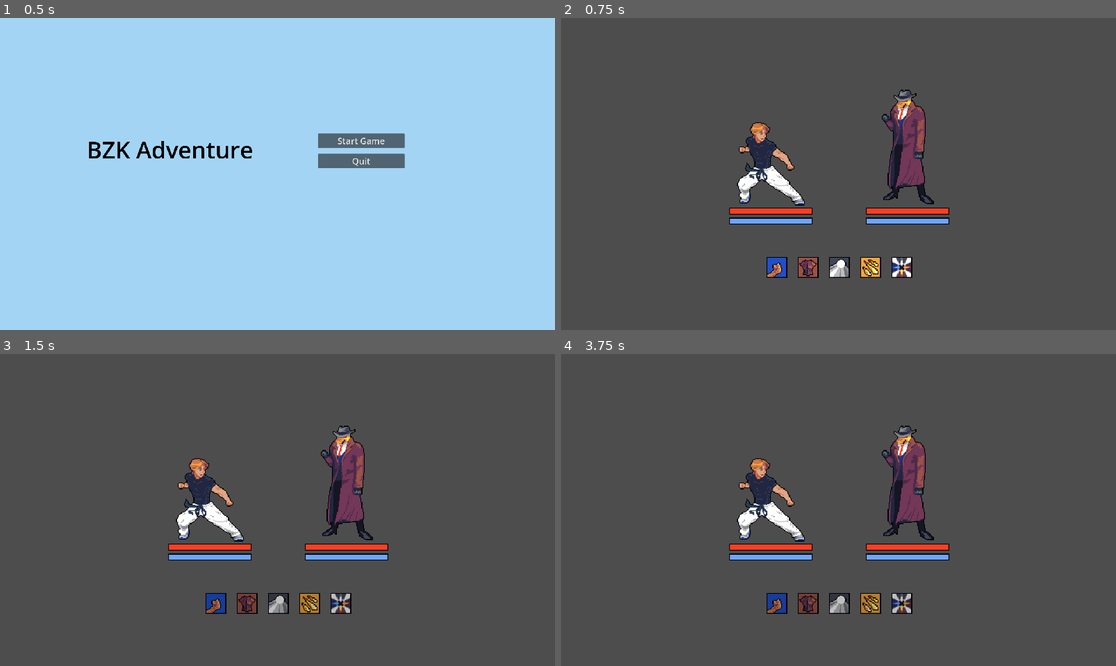
Above: before the commit, frames 1-4 (two rows, left to right).
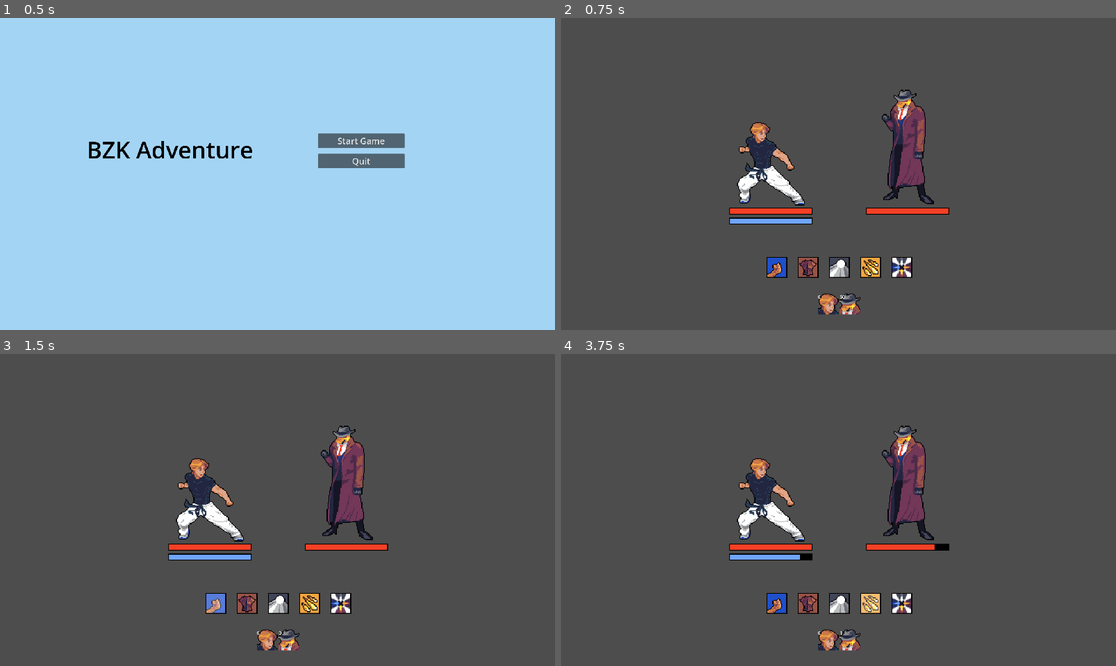
Above: after the commit, the same moments.

Repository: emay6/bzk-adventure
Game: Godot game, scene res://scenes/main.tscn
Same seed, same stepped clock (60 frames per second), same inputs: the game is played once before the commit and once after it.
Inputs (mouse positions are in pixels of both pictures, inside the frame that each line leads up to):
- Up to frame 1 (0.5 s): no input
- Up to frame 2 (0.75 s): click "Start Game" at 0.5 s
- Up to frame 3 (1.5 s): click (216, 603) at 1.25 s
- Up to frame 4 (3.75 s): click (810, 603) at 2.02 s; click (838, 603) at 2.77 s; click (871, 603) at 3.52 s

Frame 1 is identical in both runs. In frame 2, 0.7% of the frame differs, in the area x 46-70%, y 63-96%; in frame 3, 1.6%; in frame 4, 1.7%, in the area x 37-70%, y 61-96%.

Commit message:
updated turn and resource bar system

Diff:
--- a/scenes/combat/combat_ui.tscn
+++ b/scenes/combat/combat_ui.tscn
@@ -8,6 +8,9 @@
 [ext_resource type="Texture2D" uid="uid://dk1k4pi1rrxo0" path="res://textures/ui/skill_button_hover.png" id="4_u72tk"]
 [ext_resource type="Texture2D" uid="uid://br57g81hxj6vr" path="res://textures/skill/gold_rush.png" id="5_u72tk"]
 [ext_resource type="Texture2D" uid="uid://dp0a55mnvws6d" path="res://textures/skill/midnight_steel.png" id="6_npbv8"]
+[ext_resource type="Texture2D" uid="uid://dbw36megj673h" path="res://textures/character/troy_character_icon.png" id="9_npbv8"]
+[ext_resource type="Texture2D" uid="uid://ddvue5dttknrn" path="res://textures/enemy/smokinduck_enemy_icon.png" id="10_106yw"]
+[ext_resource type="Script" uid="uid://f32k7ao6dyx6" path="res://src/action_value.gd" id="10_sv3j0"]
 
 [node name="CombatUI" type="CanvasLayer"]
 script = ExtResource("1_qq4en")
@@ -115,6 +118,37 @@
 texture_disabled = ExtResource("3_5a3e2")
 stretch_mode = 0
 
+[node name="ActionBar" type="HBoxContainer" parent="Control"]
+layout_mode = 0
+offset_left = 888.0
+offset_top = 954.0
+offset_right = 1036.0
+offset_bottom = 1026.0
+
+[node name="Player1" type="TextureRect" parent="Control/ActionBar"]
+custom_minimum_size = Vector2(72, 72)
+layout_mode = 2
+texture = ExtResource("9_npbv8")
+
+[node name="ActionValue" type="Label" parent="Control/ActionBar/Player1"]
+layout_mode = 0
+offset_right = 40.0
+offset_bottom = 23.0
+script = ExtResource("10_sv3j0")
+metadata/_custom_type_script = "uid://f32k7ao6dyx6"
+
+[node name="Enemy1" type="TextureRect" parent="Control/ActionBar"]
+custom_minimum_size = Vector2(72, 72)
+layout_mode = 2
+texture = ExtResource("10_106yw")
+
+[node name="ActionValue" type="Label" parent="Control/ActionBar/Enemy1"]
+layout_mode = 0
+offset_right = 40.0
+offset_bottom = 23.0
+script = ExtResource("10_sv3j0")
+metadata/_custom_type_script = "uid://f32k7ao6dyx6"
+
 [connection signal="pressed" from="Control/SkillButtonContainer/Skill1Rect/Skill1Button" to="." method="_on_skill_1_button_pressed"]
 [connection signal="pressed" from="Control/SkillButtonContainer/Skill2Rect/Skill2Button" to="." method="_on_skill_2_button_pressed"]
 [connection signal="pressed" from="Control/SkillButtonContainer/Skill3Rect/Skill3Button" to="." method="_on_skill_3_button_pressed"]
--- a/scenes/combat/enemy.tscn
+++ b/scenes/combat/enemy.tscn
@@ -6,6 +6,7 @@
 
 [node name="Enemy" type="Node2D"]
 script = ExtResource("1_8afxw")
+metadata/_custom_type_script = "uid://evhkxhjamarj"
 
 [node name="Sprite2D" type="Sprite2D" parent="."]
 position = Vector2(54, -408)
--- a/scenes/combat/player.tscn
+++ b/scenes/combat/player.tscn
@@ -6,6 +6,7 @@
 
 [node name="Player" type="Node2D"]
 script = ExtResource("1_onrkg")
+metadata/_custom_type_script = "uid://b4rcgfoslpaia"
 metadata/_edit_group_ = true
 
 [node name="Sprite2D" type="Sprite2D" parent="."]
--- a/scenes/combat/resource_bars.tscn
+++ b/scenes/combat/resource_bars.tscn
@@ -1,24 +1,28 @@
-[gd_scene load_steps=5 format=3 uid="uid://bf0j6ykqxpsyu"]
+[gd_scene load_steps=7 format=3 uid="uid://bf0j6ykqxpsyu"]
 
-[ext_resource type="Script" uid="uid://cdkd06lglecom" path="res://src/resource_bars.gd" id="1_xtr2f"]
+[ext_resource type="Script" uid="uid://broqs81k4s5jw" path="res://src/resource_bar/resource_controller.gd" id="1_3cy6b"]
 [ext_resource type="Texture2D" uid="uid://dins6hpxahh1f" path="res://textures/ui/bar_empty.png" id="2_j1qyl"]
 [ext_resource type="Texture2D" uid="uid://davlmval7ckwp" path="res://textures/ui/hp_bar.png" id="3_kdv7u"]
 [ext_resource type="Texture2D" uid="uid://b17ebrkee67ai" path="res://textures/ui/ce_bar.png" id="4_3cy6b"]
+[ext_resource type="Script" uid="uid://boqtadcav5uku" path="res://src/resource_bar/hp_bar.gd" id="4_ikt8y"]
+[ext_resource type="Script" uid="uid://s3pq7u10cnwc" path="res://src/resource_bar/ce_bar.gd" id="6_ekd07"]
 
 [node name="ResourceController" type="Node2D"]
-script = ExtResource("1_xtr2f")
+script = ExtResource("1_3cy6b")
 
 [node name="VBoxContainer" type="VBoxContainer" parent="."]
 offset_right = 288.0
 offset_bottom = 58.0
 theme_override_constants/separation = 10
 
-[node name="HealthBar" type="TextureProgressBar" parent="VBoxContainer"]
+[node name="HPBar" type="TextureProgressBar" parent="VBoxContainer"]
 custom_minimum_size = Vector2(288, 24)
 layout_mode = 2
 nine_patch_stretch = true
 texture_under = ExtResource("2_j1qyl")
 texture_progress = ExtResource("3_kdv7u")
+script = ExtResource("4_ikt8y")
+metadata/_custom_type_script = "uid://boqtadcav5uku"
 
 [node name="CEBar" type="TextureProgressBar" parent="VBoxContainer"]
 custom_minimum_size = Vector2(288, 24)
@@ -27,3 +31,5 @@
 nine_patch_stretch = true
 texture_under = ExtResource("2_j1qyl")
 texture_progress = ExtResource("4_3cy6b")
+script = ExtResource("6_ekd07")
+metadata/_custom_type_script = "uid://s3pq7u10cnwc"
--- /dev/null
+++ b/src/action_value.gd
@@ -0,0 +1,10 @@
+class_name ActionValue extends Label
+
+var actor: Actor
+
+func setup(actor: Actor) -> void:
+	self.actor = actor
+	TurnManager.av_changed.connect(_update_av)
+
+func _update_av() -> void:
+	self.text = str(roundi(actor.current_av))
--- /dev/null
+++ b/src/actor.gd
@@ -0,0 +1,41 @@
+class_name Actor extends Node2D
+
+var max_hp: int
+var curr_hp: int
+var max_ce: int
+var curr_ce: int
+var speed: int
+var base_av: float
+var current_av: float
+var hp_bar: HPBar
+var ce_bar: CEBar
+
+func setup(max_hp: int, max_ce: int, speed: int) -> void:
+	self.speed = speed
+	self.max_hp = max_hp
+	self.curr_hp = max_hp
+	self.max_ce = max_ce
+	self.curr_ce = max_ce
+	self.base_av = TurnManager.calculate_base_av(speed)
+	self.current_av = base_av
+
+	self.hp_bar = find_child("HPBar", true)
+	self.ce_bar = find_child("CEBar", true)
+
+func damage(amt: int):
+	if amt > curr_hp:
+		amt = curr_hp
+	elif amt < 0:
+		amt = 0
+
+	self.curr_hp -= amt
+	self.hp_bar.apply_damage(amt)
+
+func use_ce(amt: int):
+	if amt > curr_ce:
+		amt = curr_ce
+	elif amt < 0:
+		amt = 0
+
+	self.curr_ce -= amt
+	self.ce_bar.apply_ce_loss(amt)
--- a/src/combat_ui.gd
+++ b/src/combat_ui.gd
@@ -1,6 +1,12 @@
 extends CanvasLayer
 
 var skill_buttons
+
+# temporary av testing functions
+func link_av() -> void:
+	# hard code actors for test
+	$Control/ActionBar/Player1/ActionValue.setup(TurnManager.players[0])
+	$Control/ActionBar/Enemy1/ActionValue.setup(TurnManager.enemies[0])
 
 func _ready() -> void:
 
@@ -13,7 +19,7 @@
 		#skill_buttons[i].text = GameManager.player_skills[i].name
 
 	# signals
-	TurnManager.turn_changed.connect(_on_turn_changed)
+	TurnManager.turn_state_changed.connect(_on_turn_state_changed)
 
 func enable_skills() -> void:
 	for button in skill_buttons:
@@ -23,32 +29,31 @@
 	for button in skill_buttons:
 		button.disabled = true
 
-func _on_turn_changed(turn: TurnManager.TurnState):
-	if (turn == TurnManager.TurnState.PLAYER_TURN):
+func _on_turn_state_changed(new_turn: TurnManager.TurnState):
+	if (new_turn == TurnManager.TurnState.PLAYER):
 		enable_skills()
 	else:
 		disable_skills()
 
-func resolve_turn():
-	TurnManager.change_turn()
-	await get_tree().create_timer(1.0).timeout # simulate animation time
-
 func _on_skill_1_button_pressed() -> void:
-	print("Troy skill 1")
-	resolve_turn()
+	TurnManager.enemies[0].damage(5)
+	TurnManager.end_turn()
 
 func _on_skill_2_button_pressed() -> void:
-	print("Troy skill 2")
-	resolve_turn()
+	TurnManager.players[0].use_ce(5)
+	TurnManager.end_turn()
 
 func _on_skill_3_button_pressed() -> void:
-	print("Troy skill 3")
-	resolve_turn()
+	TurnManager.enemies[0].damage(12)
+	TurnManager.players[0].use_ce(7)
+	TurnManager.end_turn()
 
 func _on_skill_4_button_pressed() -> void:
-	print("Troy skill 4")
-	resolve_turn()
+	TurnManager.enemies[0].damage(16 * 3)
+	TurnManager.players[0].use_ce(10)
+	TurnManager.end_turn()
 
 func _on_skill_5_button_pressed() -> void:
-	print("Troy skill 5")
-	resolve_turn()
+	TurnManager.enemies[0].damage(5 + 12 + 16 * 3)
+	TurnManager.players[0].use_ce(20)
+	TurnManager.end_turn()
--- a/src/enemy.gd
+++ b/src/enemy.gd
@@ -1,11 +1,16 @@
-extends Node2D
+class_name Enemy extends Actor
 
 func _ready() -> void:
+	# disable ce bar for enemies
+	$ResourceController/VBoxContainer/CEBar.visible = false
+	self.setup(300, 0, 100)
+	$ResourceController.setup(self.max_hp, 0)
+
 	# signals
-	TurnManager.turn_changed.connect(_on_turn_changed)
+	TurnManager.turn_state_changed.connect(_on_turn_state_changed)
 
-func _on_turn_changed(turn: TurnManager.TurnState):
-	if turn == TurnManager.TurnState.ENEMY_TURN:
+func _on_turn_state_changed(turn: TurnManager.TurnState):
+	if turn == TurnManager.TurnState.ENEMY:
 		await get_tree().create_timer(1.0).timeout
-		print("Mr. C slaps Troy")
-		TurnManager.change_turn()
+		print("Smokin' Duck takes a puff from his cigar")
+		TurnManager.end_turn()
--- a/src/game.gd
+++ b/src/game.gd
@@ -6,9 +6,14 @@
 	visibility_changed.connect(_on_visibility_changed)
 
 	# initialize turn manager
-	TurnManager.player = $Player
-	TurnManager.enemy = $Enemy
-	TurnManager.set_player_turn()
+	# hard code players/enemies for now
+	var players: Array[Player] = [$Player]
+	var enemies: Array[Enemy] = [$Enemy]
+	TurnManager.setup(players, enemies)
+	$CombatUI.link_av()
+
+	# start turn
+	TurnManager.next_turn()
 
 func _on_visibility_changed() -> void:
 	if has_node("CombatUI"):
--- a/src/global/turn_manager.gd
+++ b/src/global/turn_manager.gd
@@ -1,28 +1,78 @@
 extends Node
 
 enum TurnState {
-	PLAYER_TURN,
-	ENEMY_TURN
+	PLAYER,
+	ENEMY
 }
 
-signal turn_changed(turn)
+signal turn_state_changed(new_state)
+signal actor_changed(new_actor)
+signal av_changed
 
-var current_turn
-var player
-var enemy
+const AV_CONSTANT: float = 10000.0
 
-func set_player_turn():
-	print("player turn start")
-	current_turn = TurnState.PLAYER_TURN
-	turn_changed.emit(current_turn)
+var turn_state: TurnState
+var current_actor: Actor
+var players: Array[Player]
+var enemies: Array[Enemy]
 
-func set_enemy_turn():
-	print("enemy turn start")
-	current_turn = TurnState.ENEMY_TURN
-	turn_changed.emit(current_turn)
+func setup(players: Array[Player], enemies: Array[Enemy]):
+	self.players = players
+	self.enemies = enemies
 
-func change_turn():
-	if current_turn == TurnState.PLAYER_TURN:
-		set_enemy_turn()
-	else:
-		set_player_turn()
+func calculate_base_av(spd: int) -> float:
+	return AV_CONSTANT / spd
+
+func _get_next_actor() -> Actor:
+	# grab lowest av of all actors (change this later, it sucks)
+	var lowest_av = 9999
+	var next_actor: Actor
+	for p in players:
+		if p.current_av < lowest_av:
+			lowest_av = p.current_av
+			next_actor = p
+	for e in enemies:
+		if e.current_av < lowest_av:
+			lowest_av = e.current_av
+			next_actor = e
+
+	return next_actor
+
+func next_turn() -> void:
+	var next_actor = _get_next_actor()
+	var next_actor_av = next_actor.current_av
+
+	# update avs of all actors
+	players.map(func(p): p.current_av -= next_actor_av)
+	enemies.map(func(e): e.current_av -= next_actor_av)
+	av_changed.emit()
+
+	# update turn state
+	if next_actor is Player:
+		turn_state = TurnState.PLAYER
+	elif next_actor is Enemy:
+		turn_state = TurnState.ENEMY
+	turn_state_changed.emit(turn_state)
+
+	current_actor = next_actor
+	actor_changed.emit(current_actor)
+
+func end_turn() -> void:
+	current_actor.current_av = current_actor.base_av
+	next_turn()
+
+#func set_player_turn():
+	#print("player turn start")
+	#current_turn = TurnState.PLAYER_TURN
+	#turn_changed.emit(current_turn)
+#
+#func set_enemy_turn():
+	#print("enemy turn start")
+	#current_turn = TurnState.ENEMY_TURN
+	#turn_changed.emit(current_turn)
+#
+#func change_turn():
+	#if current_turn == TurnState.PLAYER_TURN:
+		#set_enemy_turn()
+	#else:
+		#set_player_turn()
--- a/src/player.gd
+++ b/src/player.gd
@@ -1,10 +1,7 @@
-extends Node
-
-@export var max_hp = 100
-var curr_hp = max_hp
-
-@onready var health_bar = $HealthController
+class_name Player extends Actor
 
 # Called when the node enters the scene tree for the first time.
 func _ready() -> void:
-	pass
+	# hardcoding troy values for now
+	self.setup(100, 100, 201)
+	$ResourceController.setup(self.max_hp, 100)
--- /dev/null
+++ b/src/resource_bar/ce_bar.gd
@@ -0,0 +1,7 @@
+class_name CEBar extends ResourceBar
+
+func apply_ce_loss(loss: int) -> void:
+	self.change_value(self.value - loss)
+
+func apply_ce_gain(gain: int) -> void:
+	self.change_value(self.value + gain)
--- /dev/null
+++ b/src/resource_bar/hp_bar.gd
@@ -0,0 +1,7 @@
+class_name HPBar extends ResourceBar
+
+func apply_damage(dmg: int) -> void:
+	self.change_value(self.value - dmg)
+
+func apply_heal(heal: int) -> void:
+	self.change_value(self.value + heal)
--- /dev/null
+++ b/src/resource_bar/resource_bar.gd
@@ -0,0 +1,12 @@
+class_name ResourceBar extends TextureProgressBar
+
+func change_value(new_value: int) -> void:
+	if new_value >= max_value:
+		new_value = max_value
+	elif new_value <= 0:
+		new_value = 0
+
+	self.value = new_value
+
+func change_max_value(new_max_value: int) -> void:
+	self.max_value = new_max_value
--- /dev/null
+++ b/src/resource_bar/resource_controller.gd
@@ -0,0 +1,14 @@
+extends Node2D
+
+var hp_bar: HPBar
+var ce_bar: CEBar
+
+func _ready() -> void:
+	hp_bar = $VBoxContainer/HPBar
+	ce_bar = $VBoxContainer/CEBar
+
+func setup(max_hp: int, max_ce: int) -> void:
+	hp_bar.change_max_value(max_hp)
+	hp_bar.change_value(max_hp)
+	ce_bar.change_max_value(max_ce)
+	ce_bar.change_value(max_ce)
--- a/src/resource_bars.gd
+++ /dev/null
@@ -1,53 +0,0 @@
-extends Node
-
-var max_hp: int = 100
-var current_hp: int = max_hp
-var max_ce: int = 100
-var current_ce: int = max_ce
-@onready var hp_bar = $VBoxContainer/HealthBar
-@onready var ce_bar = $VBoxContainer/CEBar
-
-func _ready() -> void:
-	change_hp(max_hp)
-	change_ce(max_ce)
-
-# health functions
-func apply_damage(dmg: int) -> void:
-	change_hp(current_hp - dmg)
-
-func apply_heal(heal: int) -> void:
-	change_hp(current_hp + heal)
-
-func change_hp(new_hp: int) -> void:
-	if new_hp >= max_hp:
-		new_hp = max_hp
-	elif new_hp <= 0:
-		new_hp = 0
-
-	current_hp = new_hp
-	update_health_bar()
-
-# cursed energy functions
-func apply_ce_loss(dmg: int) -> void:
-	change_hp(current_hp - dmg)
-
-func apply_ce_gain(heal: int) -> void:
-	change_hp(current_hp + heal)
-
-func change_ce(new_ce: int) -> void:
-	if new_ce >= max_ce:
-		new_ce = max_ce
-	elif new_ce <= 0:
-		new_ce = 0
-
-	current_ce = new_ce
-	update_ce_bar()
-
-
-func update_health_bar() -> void:
-	hp_bar.value = current_hp
-	hp_bar.max_value = max_hp
-
-func update_ce_bar() -> void:
-	ce_bar.value = current_ce
-	ce_bar.max_value = max_ce
Not shown: 1 places in scenes/combat/combat_ui.tscn that only renumber resources
Not shown, added: src/action_value.gd.uid
Not shown, added: src/actor.gd.uid
Not shown, added: src/resource_bar/ce_bar.gd.uid
Not shown, added: src/resource_bar/hp_bar.gd.uid
Not shown, added: src/resource_bar/resource_bar.gd.uid
Not shown, added: src/resource_bar/resource_controller.gd.uid
Not shown, removed: src/resource_bars.gd.uid
Binary file added: textures/character/troy_character_icon.png
Not shown, added: textures/character/troy_character_icon.png.import
Binary file added: textures/enemy/smokinduck_enemy_icon.png
Not shown, added: textures/enemy/smokinduck_enemy_icon.png.import
